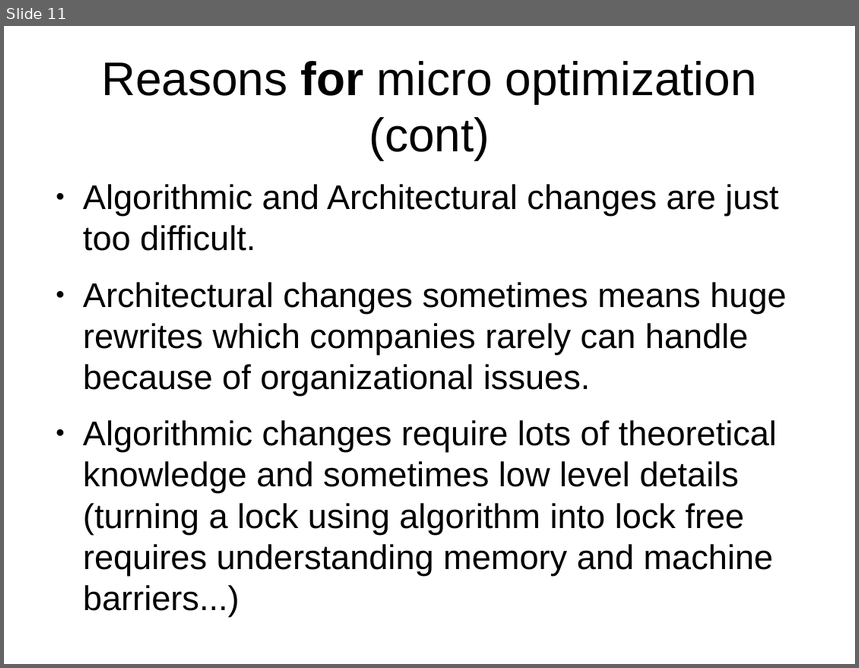
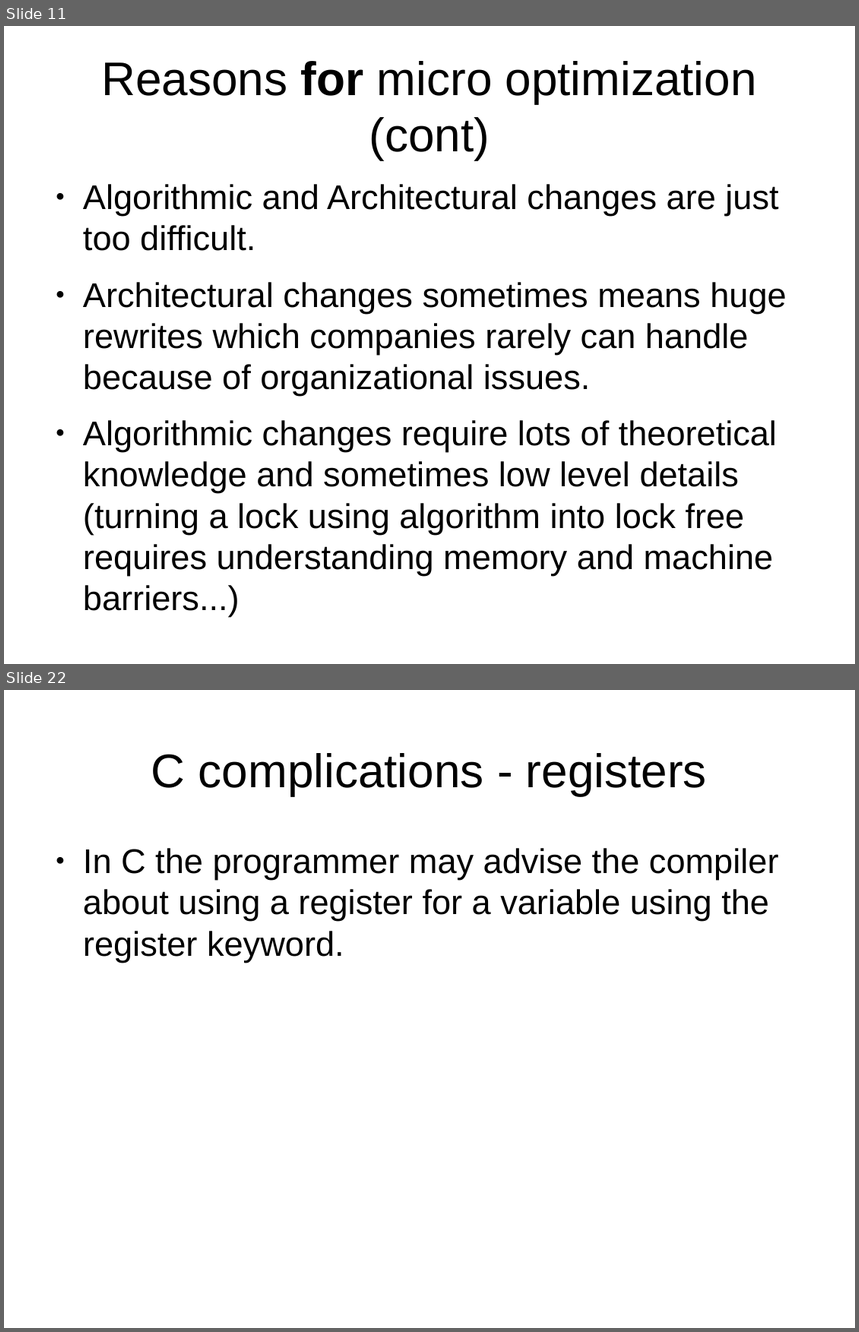
Before and after one commit to veltzer/demos-linux, a slide deck: multi_core/effective_cplusplus.odp. Shown one above the other, each under a label of ours: slide 11 before the commit, slides 11 and 22 after it; the slides between them are not shown. The pictures are 859x668 and 859x1332 pixels, drawn with LibreOffice and Linux fonts; fonts in the diff are those of the drawing. Boxes give left, top, right and bottom in pixels: in the first picture for what was removed or moved away, otherwise in the second. Text is boxed around its words. In the diff, an @@ line names an element or a change of style, - is before the commit and + after.

```diff
--- a/multi_core/effective_cplusplus.odp
+++ b/multi_core/effective_cplusplus.odp
@@ slide 22 added at <box>4,690,855,1328</box>, background #FFFFFF @@
@@ title added at <box>151,753,707,796</box>, 44 pt, text #000000 @@
+C complications - registers
@@ text added at <box>83,848,779,962</box>, 32 pt, text #000000 @@
+● In C the programmer may advise the compiler about using a register for a variable using the register keyword.
```
Also in this commit, not shown: 4 slides changed, 15 other slides added, 1 other file.
